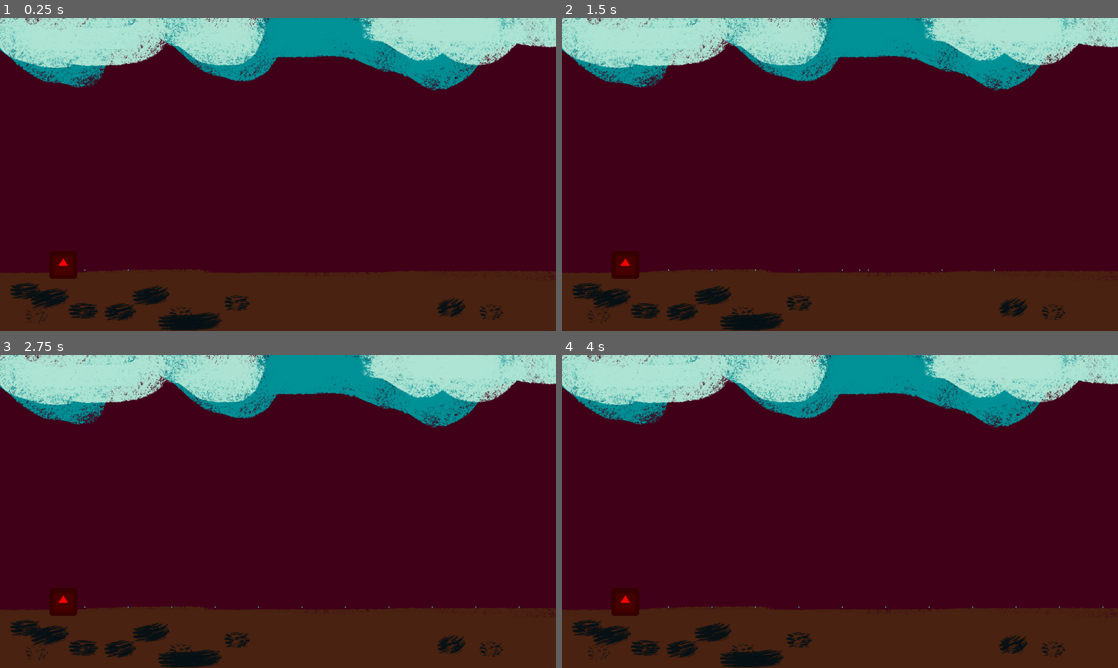
Above: before the commit, frames 1-4 (two rows, left to right).
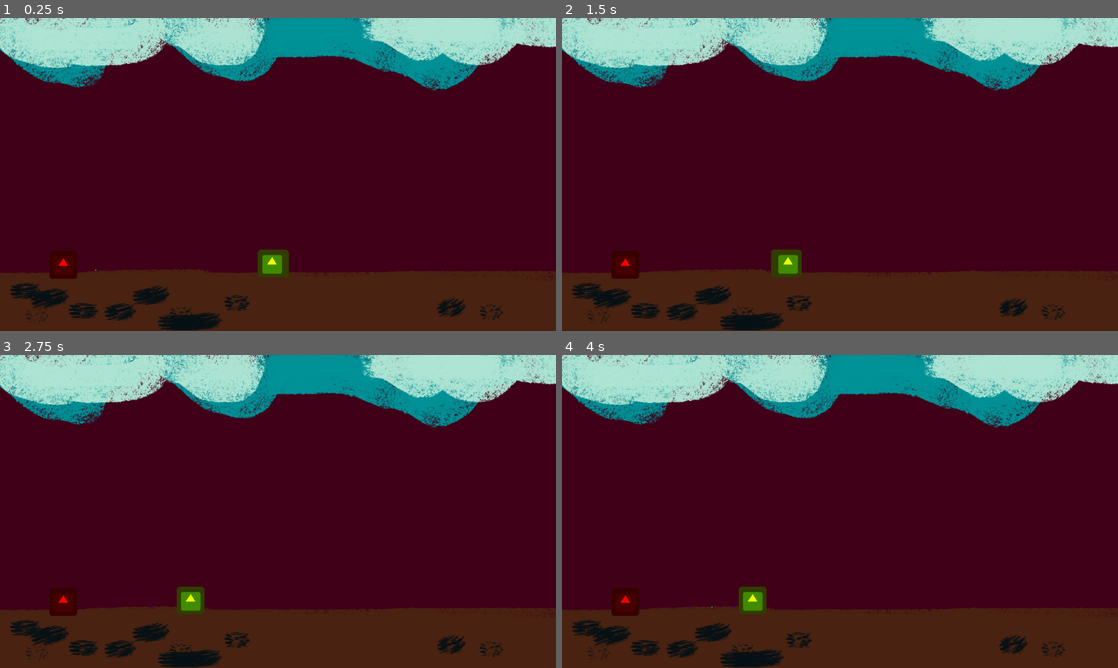
Above: after the commit, the same moments.

Repository: rockgong1987/RockCigaJam2020
Game: Godot game, scene res://Scenes/Test/TestBattleScene.tscn
The game is run twice, just before and just after one commit, with the same random seed, the same clock (stepped at 60 frames per second) and the same inputs. The project has no main scene, so this scene is started directly. The engine's default icon, where the game draws it, is replaced by a stand-in: a white triangle on a blue panel in a dark square.
Inputs:
- Up to frame 1 (0.25 s): no input
- Up to frame 2 (1.5 s): no input
- Up to frame 3 (2.75 s): no input
- Up to frame 4 (4 s): tap Enter at 2.75 s; tap Space at 3.5 s

The runs differ from the first frame. In frame 1, 0.5% of the frame differs, in the area x 15-52%, y 74-83%; in frame 2, 0.5%; in frame 3, 0.5%; in frame 4, 0.5%.
Error before the commit: Invalid call. Nonexistent function 'player_bullet_die' in base 'Node2D (BattleScene.gd)'. (res://Scenes/Battle/BattleCore.gd:125)

Commit message:
complete battle scene

Diff:
--- a/AntsAndMyRifle/Scenes/Battle/BattleCore.gd
+++ b/AntsAndMyRifle/Scenes/Battle/BattleCore.gd
@@ -45,7 +45,7 @@
 var m_player_bullets_pos = []
 # [inst_id, pos]
 var m_enemy_bullets_pos = []
-# [inst_id, owner_id, pos]
+# [inst_id, owner_id, pos, speed]
 var m_boom_process = 0
 var m_boom_target_pos = 0
 
@@ -158,7 +158,7 @@
 				if bullet_speed == 0:
 					damage_player(e[0])
 				else:
-					m_enemy_bullets_pos.append([m_enemy_bullet_id_counter, e[0], e[3]])
+					m_enemy_bullets_pos.append([m_enemy_bullet_id_counter, e[0], e[3], m_context.get_enemy_attack_bullet_speed(e[1])])
 					m_context.enemy_bullet_spawned(m_enemy_bullet_id_counter)
 					m_enemy_bullet_id_counter += 1
 				e[5] = m_context.get_enemy_attack_cd(e[1])
@@ -167,8 +167,7 @@
 	if index < 0 or index >= len(m_enemy_bullets_pos):
 		return false
 	var bullet = m_enemy_bullets_pos[index]
-	var enemy = get_enemy(bullet[1])
-	var speed = m_context.get_enemy_attack_bullet_speed(enemy[1])
+	var speed = bullet[3]
 	var old_pos = bullet[2]
 	var new_pos = old_pos - speed
 	if new_pos < player_radius:
@@ -190,7 +189,7 @@
 func process_spawn_enemy():
 	var enemy_type_id = m_context.get_main_spawn_enemy(m_main_step_counter)
 	if enemy_type_id != null:
-		m_enemy_states.append([m_enemy_id_counter, enemy_type_id, m_context.get_enemy_max_hp(enemy_type_id), 100, 0, 0, 0])
+		m_enemy_states.append([m_enemy_id_counter, enemy_type_id, m_context.get_enemy_max_hp(enemy_type_id), 10000, 0, 0, 0])
 		m_context.enemy_spawned(m_enemy_id_counter)
 		m_enemy_id_counter += 1
 
--- a/AntsAndMyRifle/Scenes/Battle/BattleCore.tscn
+++ b/AntsAndMyRifle/Scenes/Battle/BattleCore.tscn
@@ -4,3 +4,7 @@
 
 [node name="BattleCore" type="Node"]
 script = ExtResource( 1 )
+enemy_save_zone_length = 500
+boom_max_process = 100
+bullet_speed = 100
+player_radius = 50
--- a/AntsAndMyRifle/Scenes/Battle/BattleScene.gd
+++ b/AntsAndMyRifle/Scenes/Battle/BattleScene.gd
@@ -6,6 +6,7 @@
 # get_enemy_ps(type_id)
 # get_player_bullet_ps()
 # get_enemy_bullet_ps()
+# battle_result(win)
 # ----forward
 # get_player_max_hp()
 # get_player_max_cd()
@@ -66,6 +67,24 @@
 				break
 		if bullet != null:
 			bi[1].position = linear_pos(bullet[1]) + Vector2(0, bullet_y_offset)
+	for ei in m_enemy_insts:
+		var enemies = m_battle_core.get_enemy_states()
+		var enemy = null
+		for e in enemies:
+			if e[0] == ei[0]:
+				enemy = e
+				break
+		if enemy != null:
+			ei[1].position = linear_pos(enemy[3])
+	for bi in m_enemy_bullet_insts:
+		var bullets = m_battle_core.get_enemy_bullets_pos()
+		var bullet = null
+		for b in bullets:
+			if b[0] == bi[0]:
+				bullet = b
+				break
+		if bullet != null:
+			bi[1].position = linear_pos(bullet[2]) + Vector2(0, bullet_y_offset)
 
 # Called when the node enters the scene tree for the first time.
 func _ready():
@@ -92,17 +111,53 @@
 		self.add_child(inst)
 		m_player_bullet_insts.append([inst_id, inst])
 	pass
+func player_bullet_die(inst_id):
+	for b in m_player_bullet_insts:
+		if b[0] == inst_id:
+			b[1].queue_free()
+			break
 func enemy_spawned(inst_id):
+	var type_id = null
+	var enemies = m_battle_core.get_enemy_states()
+	for e in enemies:
+		if e[0] == inst_id:
+			type_id = e[1]
+			break
+	var e_ps = m_context.get_enemy_ps(type_id)
+	if e_ps != null:
+		var inst = e_ps.instance()
+		self.add_child(inst)
+		m_enemy_insts.append([inst_id, inst])
 	pass
 func enemy_bullet_spawned(inst_id):
+	print("enemy_bullet_spawned : ", inst_id)
+	var b_ps = m_context.get_enemy_bullet_ps()
+	if b_ps != null:
+		var inst = b_ps.instance()
+		self.add_child(inst)
+		m_enemy_bullet_insts.append([inst_id, inst])
+	pass
+func enemy_bullet_die(inst_id):
+	print("enemy_bullet_die : ", inst_id)
+	for b in m_enemy_bullet_insts:
+		if b[0] == inst_id:
+			b[1].queue_free()
+			break
 	pass
 func enemy_damaged(inst_id, dmg):
 	pass
 func enemy_die(inst_id):
+	for b in m_enemy_insts:
+		if b[0] == inst_id:
+			b[1].queue_free()
+			break
+	if len(m_battle_core.get_enemy_states()) == 0:
+		m_context.battle_result(true)
 	pass
 func player_damaged(inst_id, dmg):
 	pass
 func player_die():
+	m_context.battle_result(false)
 	pass
 
 # -- forward
--- /dev/null
+++ b/AntsAndMyRifle/Scenes/Battle/Bullets/EB_0.tscn
@@ -0,0 +1,10 @@
+[gd_scene load_steps=2 format=2]
+
+[ext_resource path="res://icon.png" type="Texture" id=1]
+
+[node name="EB_0" type="Node2D"]
+modulate = Color( 1, 0, 0.960784, 1 )
+scale = Vector2( 0.05, 0.05 )
+
+[node name="icon" type="Sprite" parent="."]
+texture = ExtResource( 1 )
--- a/AntsAndMyRifle/Scenes/Test/TestBattleCore.tscn
+++ b/AntsAndMyRifle/Scenes/Test/TestBattleCore.tscn
@@ -7,6 +7,8 @@
 script = ExtResource( 2 )
 
 [node name="BattleCore" parent="." instance=ExtResource( 1 )]
+bullet_speed = 75
+player_radius = 100
 
 [node name="Panel" type="Panel" parent="."]
 anchor_right = 1.0
--- a/AntsAndMyRifle/Scenes/Test/TestBattleScene.gd
+++ b/AntsAndMyRifle/Scenes/Test/TestBattleScene.gd
@@ -30,12 +30,18 @@
 	return pb_ps
 func get_enemy_bullet_ps():
 	return eb_ps
+func battle_result(win):
+	if win:
+		print("WIN")
+	else:
+		print("LOSE")
+	pass
 func get_player_max_hp():
 	return 200
 func get_player_max_cd():
-	return 10
+	return 100
 func get_player_atk():
-	return 5
+	return 5000
 func get_player_crit_prob():
 	return 0.1
 func get_player_double_prob():
@@ -55,26 +61,26 @@
 		return 20
 func get_enemy_max_hp(type_id):
 	if type_id == 0:
-		return 20
+		return 200
 	elif type_id == 1:
-		return 10
+		return 100
 	elif type_id == 2:
-		return 50
+		return 500
 	else:
-		return 100
+		return 1000
 func get_enemy_radius(type_id):
 	if type_id == 3:
-		return 50
-	return 3
+		return 500
+	return 800
 func get_enemy_attack_range(type_id):
 	if type_id == 0:
 		return 1
 	elif type_id == 1:
-		return 20
+		return 5000
 	elif type_id == 2:
 		return 1
 	else:
-		return 100
+		return 10000
 func get_enemy_attack_cd(type_id):
 	if type_id == 0:
 		return 10
@@ -99,18 +105,18 @@
 	if type_id == 0:
 		return 0
 	elif type_id == 1:
-		return 3
+		return 100
 	elif type_id == 2:
 		return 0
-	return 10
+	return 100
 
 func get_enemy_move_speed(type_id):
 	if type_id == 0:
-		return 3
+		return 30
 	elif type_id == 1:
-		return 3
+		return 30
 	elif type_id == 2:
-		return 10
+		return 100
 	elif type_id == 3:
 		return 0
 
--- a/AntsAndMyRifle/Scenes/Test/TestBattleScene.tscn
+++ b/AntsAndMyRifle/Scenes/Test/TestBattleScene.tscn
@@ -6,6 +6,7 @@
 [ext_resource path="res://Scenes/Battle/Enemies/Enemy_0.tscn" type="PackedScene" id=4]
 [ext_resource path="res://Scenes/Battle/BattlePlayer.tscn" type="PackedScene" id=5]
 [ext_resource path="res://Scenes/Battle/Bullets/PB_0.tscn" type="PackedScene" id=6]
+[ext_resource path="res://Scenes/Battle/Bullets/EB_0.tscn" type="PackedScene" id=7]
 
 [node name="TestBattleScene" type="Node"]
 script = ExtResource( 2 )
@@ -13,8 +14,8 @@
 bg_ps = ExtResource( 3 )
 enemy_ps = ExtResource( 4 )
 pb_ps = ExtResource( 6 )
-eb_ps = ExtResource( 6 )
+eb_ps = ExtResource( 7 )
 
 [node name="BattleScene" parent="." instance=ExtResource( 1 )]
-pos_linear_weight = 10.0
+pos_linear_weight = 0.05
 bullet_y_offset = -20.0
Not shown: 1 places in AntsAndMyRifle/Scenes/Test/TestBattleScene.tscn that only renumber resources
